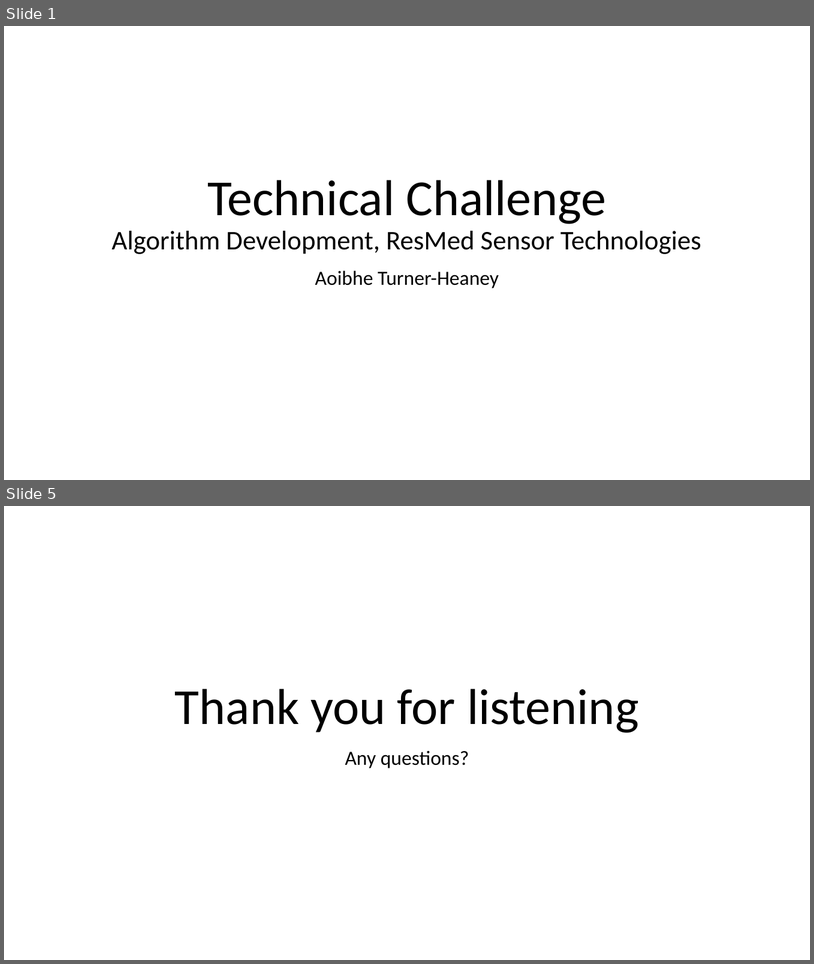
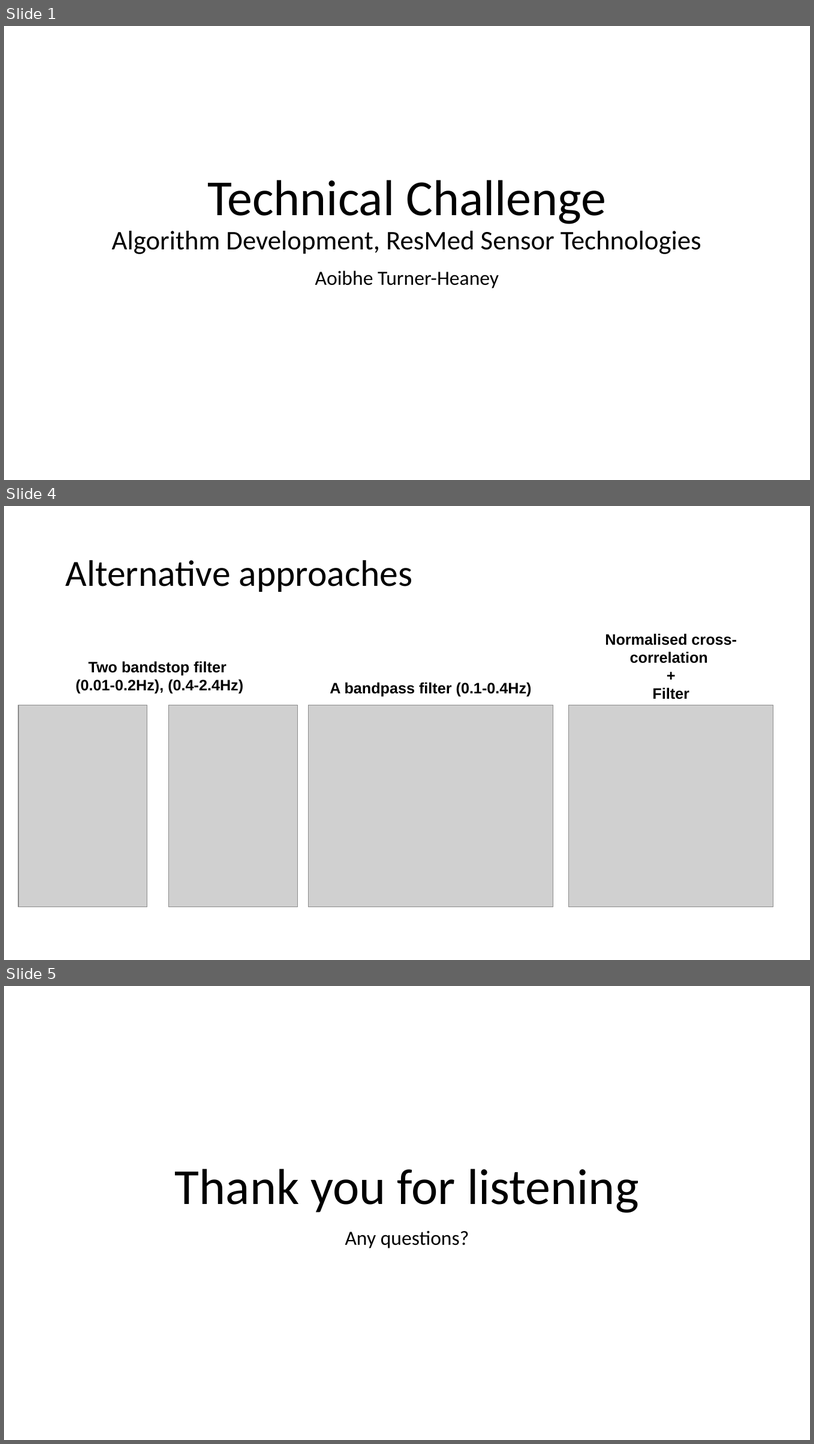
Before and after one commit to AoibheT-H/Algorithm_Challenge, a slide deck: Aoibhe_Turner_Heaney_Algorithm_Challenge_Presentation.pptx. Shown one above the other, each under a label of ours: slides 1 and 5 before the commit, slides 1, 4 and 5 after it; the slides between them are not shown. The pictures are 814x964 and 814x1444 pixels, drawn with LibreOffice and Linux fonts; fonts in the diff are those of the drawing; grey boxes stand for pictures. Boxes give left, top, right and bottom in pixels: in the first picture for what was removed or moved away, otherwise in the second. Text is boxed around its words. In the diff, an @@ line names an element or a change of style, - is before the commit and + after.

```diff
--- a/Aoibhe_Turner_Heaney_Algorithm_Challenge_Presentation.pptx
+++ b/Aoibhe_Turner_Heaney_Algorithm_Challenge_Presentation.pptx
@@ slide 4 added at [4,506,810,960], background #FFFFFF @@
@@ title added at [65,560,413,592], 44 pt, text #000000 @@
+Alternative approaches
@@ text added at [605,633,737,699], 18 pt, text #000000, bold @@
+Normalised cross-correlation
++
+Filter
@@ text added at [75,661,243,694], 18 pt, text #000000, bold @@
+Two bandstop filter
+(0.01-0.2Hz), (0.4-2.4Hz)
@@ text added at [330,682,532,697], 18 pt, text #000000, bold @@
+A bandpass filter (0.1-0.4Hz)
@@ picture added at [18,705,147,907] @@
@@ picture added at [169,705,298,907] @@
@@ picture added at [308,705,554,907] @@
@@ picture added at [569,705,773,907] @@
```
Also in this commit, not shown: 1 slide changed, 1 other slide added, 2 slides removed.
